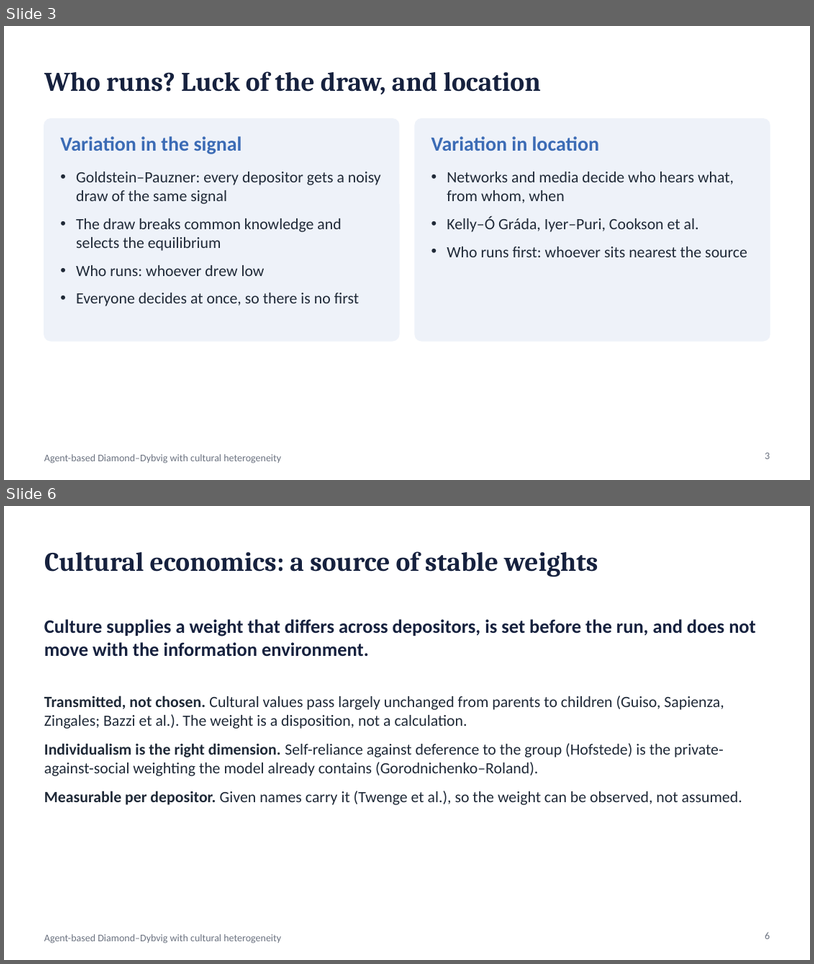
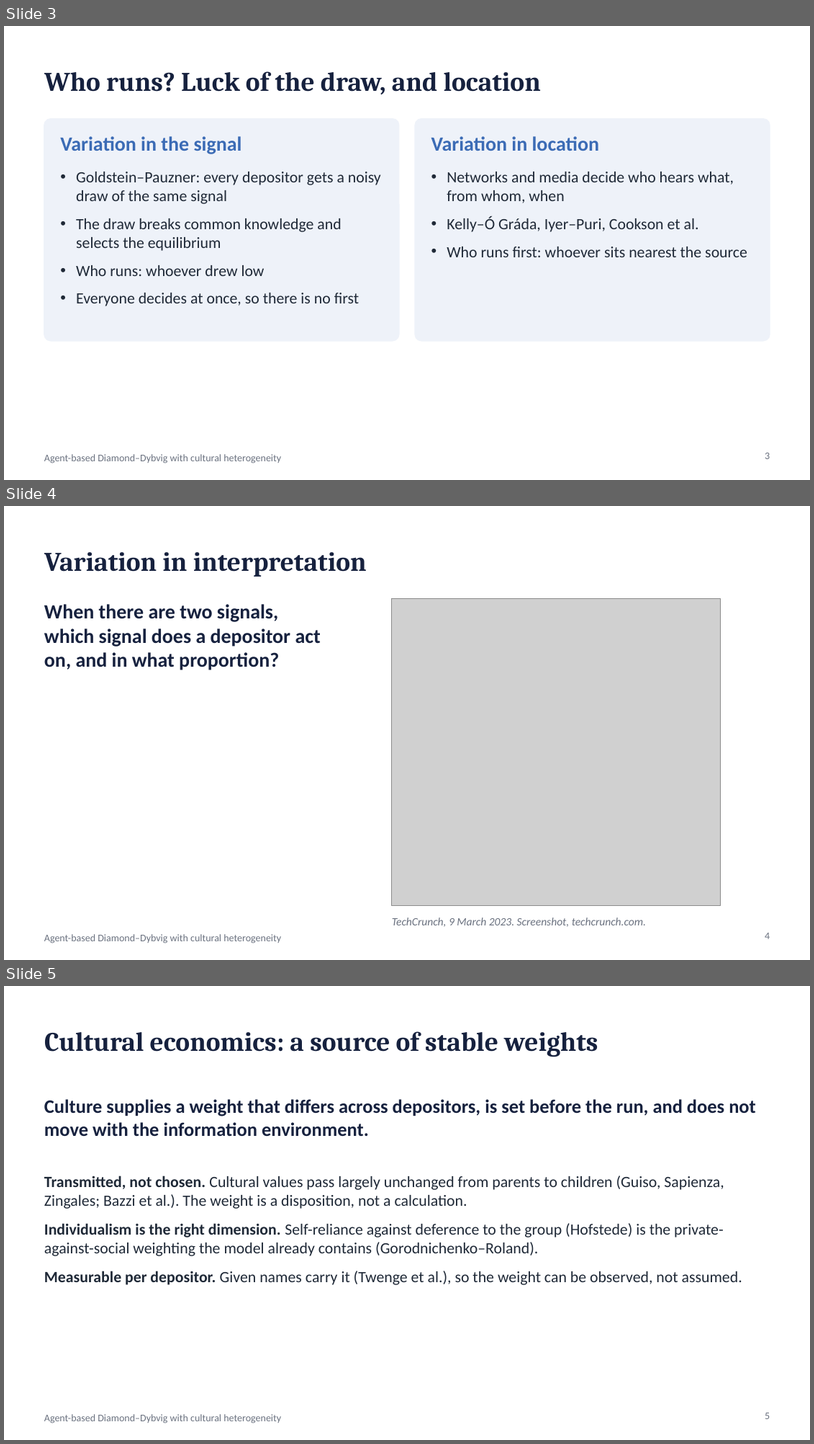
Before and after one commit to wlstover/BankRuns5, a slide deck: docs/deck_2026-10-26_seminar.pptx. Shown one above the other, each under a label of ours: slides 3 and 6 before the commit, slides 3, 4 and 5 after it; the slides between them are not shown. The pictures are 814x964 and 814x1444 pixels, drawn with LibreOffice and Linux fonts; fonts in the diff are those of the drawing; grey boxes stand for pictures. Boxes give left, top, right and bottom in pixels: in the first picture for what was removed or moved away, otherwise in the second. Text is boxed around its words. In the diff, an @@ line names an element or a change of style, - is before the commit and + after.

```diff
--- a/docs/deck_2026-10-26_seminar.pptx
+++ b/docs/deck_2026-10-26_seminar.pptx
@@ slide 4 added at [4,506,810,960], background #FFFFFF; not listed: 1 template element that a slide beside it also shows @@
@@ title added at [44,552,367,577], 24 pt, text #16213E, bold @@
+Variation in interpretation
@@ text added at [44,604,321,670], 18 pt, text #16213E, bold @@
+When there are two signals, which signal does a depositor act on, and in what proportion?
@@ picture added at [392,599,721,905] @@
@@ text added at [392,917,646,926], 10 pt, text #6B7280, italic @@
+TechCrunch, 9 March 2023. Screenshot, techcrunch.com.
@@ page number added at [765,932,770,939], 9 pt, text #6B7280 @@
+4
@@ what was slide 6 is now slide 5 @@
@@ page number at [765,1412,770,1419]: text changed @@
-6
+5
```
Also in this commit, not shown: 2 slides removed, 4 other files.
